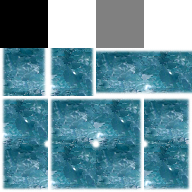
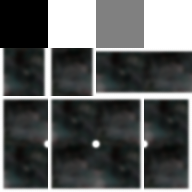
Before/after of a 192 × 192 layered artwork. What changed in the layer stack:
painted on "Layer 1" over [0, 48, 192, 191]
